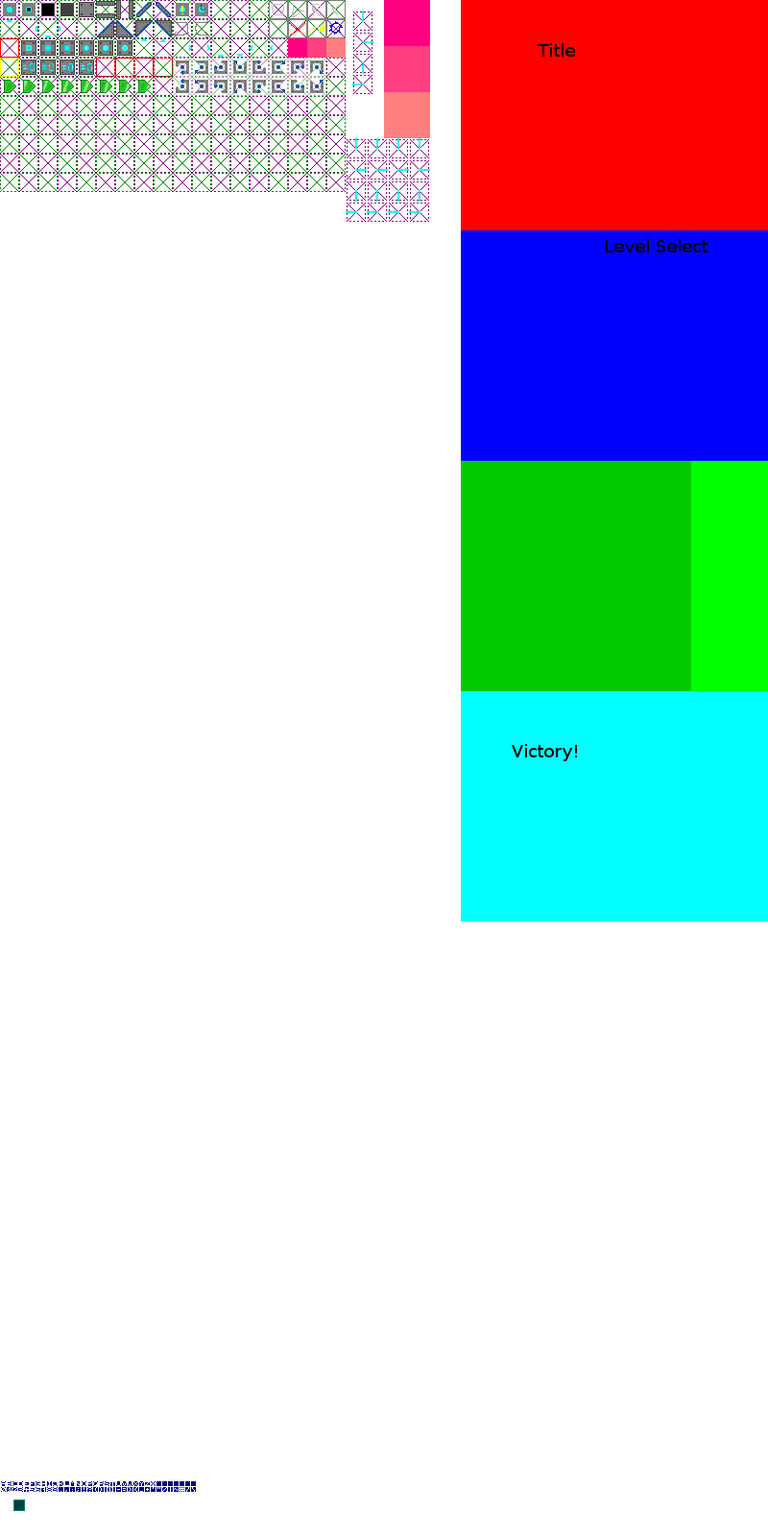
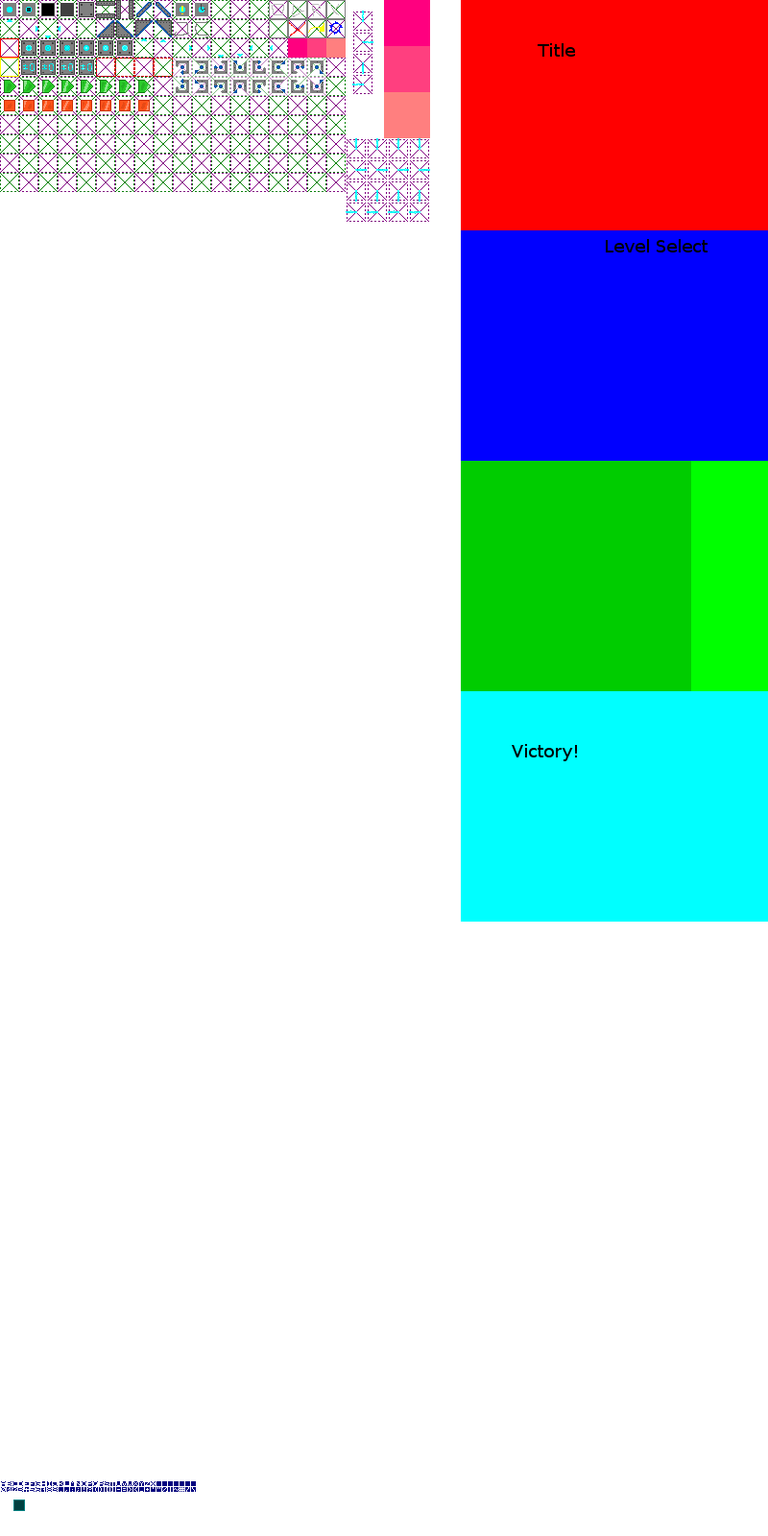
Comparing the layer stacks of the two (768, 1536) images. Changes:
painted on "stuff" over box(3, 99, 150, 112)
